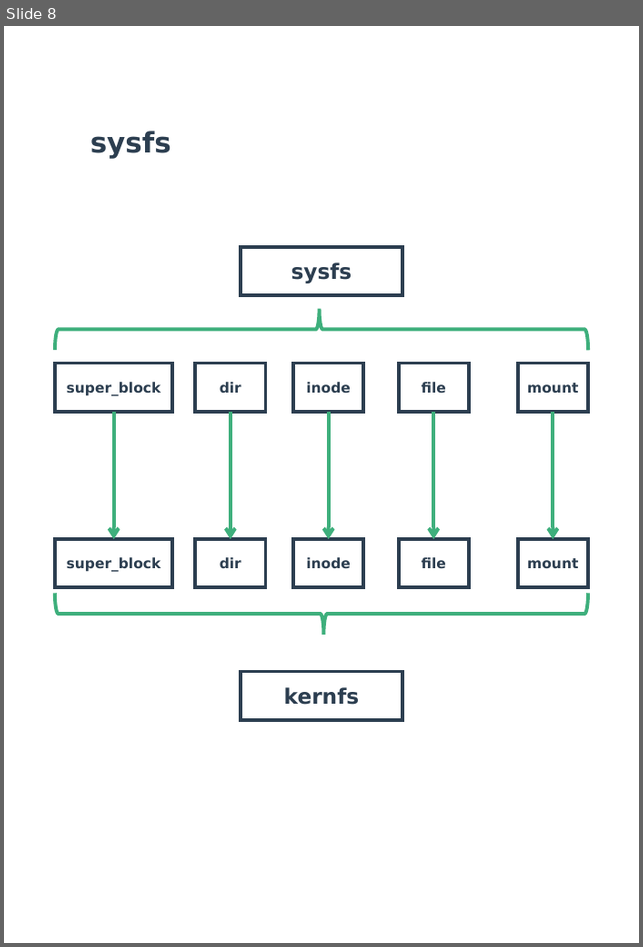
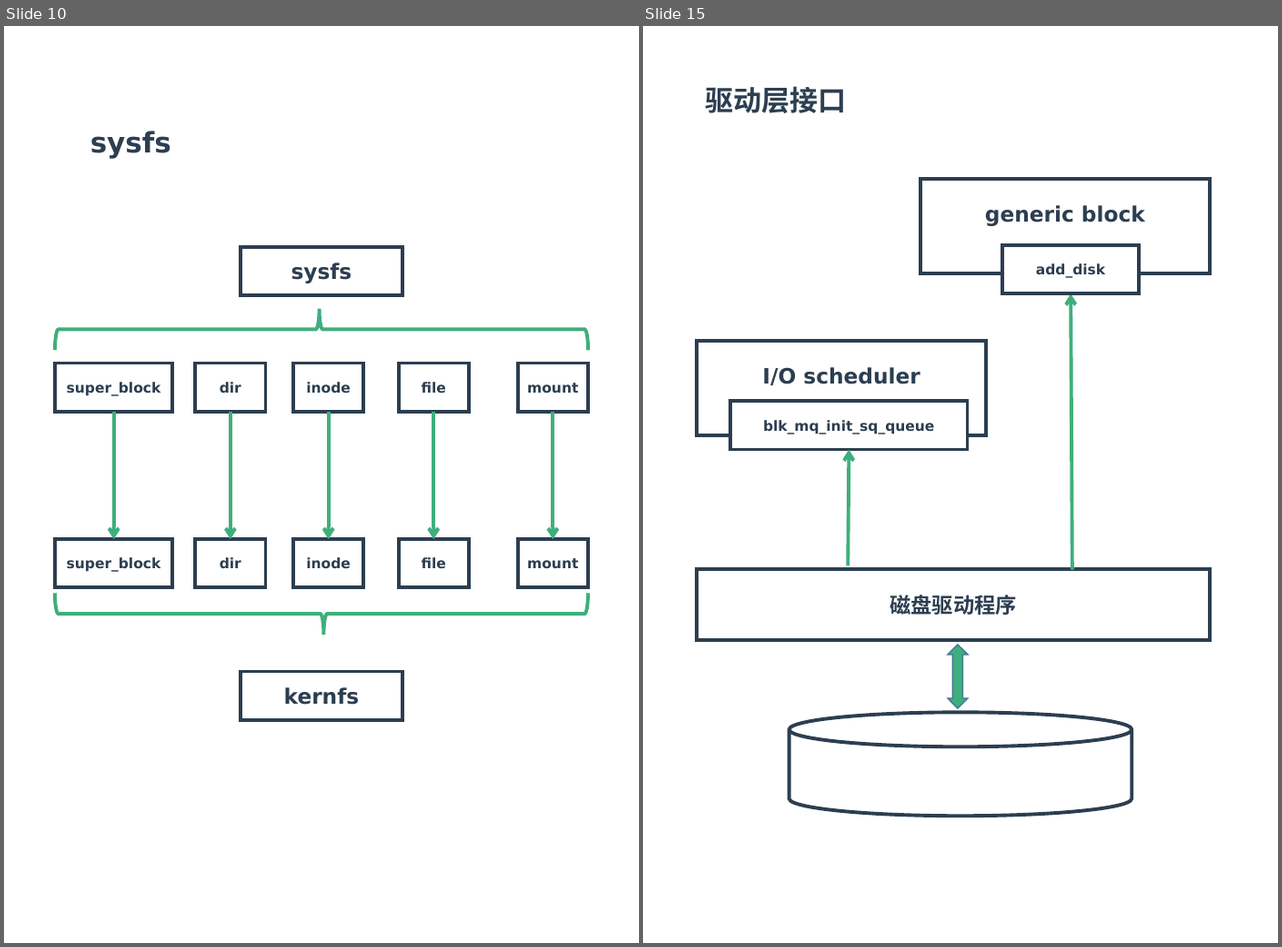
Before and after one commit to zaiqiang-dong/zaiqiang, a slide deck: picture/ppt/filesystem/filesystem.pptx. Shown side by side, each under a label of ours: slide 8 before the commit, slides 10 and 15 after it; the slides between them are not shown. The pictures are 643x947 and 1282x947 pixels, drawn with LibreOffice and Linux fonts; fonts in the diff are those of the drawing. Boxes give left, top, right and bottom in pixels: in the first picture for what was removed or moved away, otherwise in the second. Text is boxed around its words. In the diff, an @@ line names an element or a change of style, - is before the commit and + after.

```diff
--- a/picture/ppt/filesystem/filesystem.pptx
+++ b/picture/ppt/filesystem/filesystem.pptx
@@ slide 15 added at [643,26,1278,943], background #FFFFFF @@
@@ text added at [705,86,846,113], 24 pt, text #2C3E50, bold @@
+驱动层接口
@@ rectangle added at [921,179,1211,274], outline #2C3E50 3 pt, 18 pt, text #2C3E50, bold @@
+generic block
@@ rectangle added at [1003,245,1139,294], fill #FFFFFF, outline #2C3E50 3 pt, 12 pt, text #2C3E50, bold @@
+add_disk
@@ arrow added from (1073, 569) to (1071, 294), #3EAF7C 3 pt @@
@@ rectangle added at [698,340,987,436], outline #2C3E50 3 pt, 18 pt, text #2C3E50, bold @@
+I/O scheduler
@@ rectangle added at [730,401,967,449], fill #FFFFFF, outline #2C3E50 3 pt, 12 pt, text #2C3E50, bold @@
+blk_mq_init_sq_queue
@@ arrow added from (848, 567) to (849, 449), #3EAF7C 3 pt @@
@@ rectangle added at [698,569,1211,640], outline #2C3E50 3 pt, 18 pt, text #2C3E50, bold @@
+磁盘驱动程序
@@ up down arrow added at [948,645,968,708], fill #3EAF7C, outline #43739E 1 pt @@
@@ cylinder added at [790,713,1133,816], fill #FFFFFF, outline #2C3E50 3 pt @@
@@ what was slide 8 is now slide 10 @@
```
Also in this commit, not shown: 1 slide changed, 4 other slides added, 11 other files.
